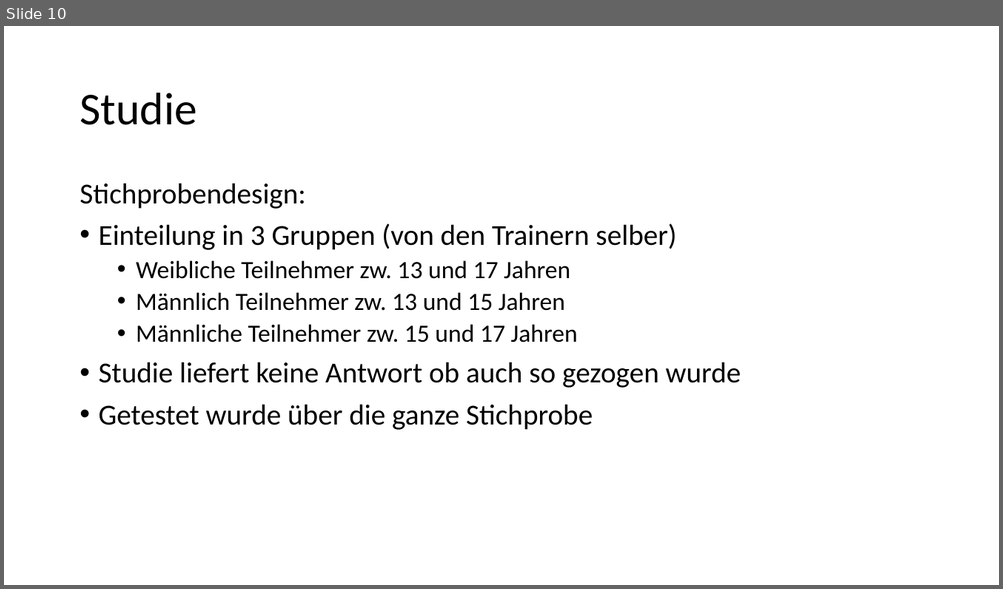
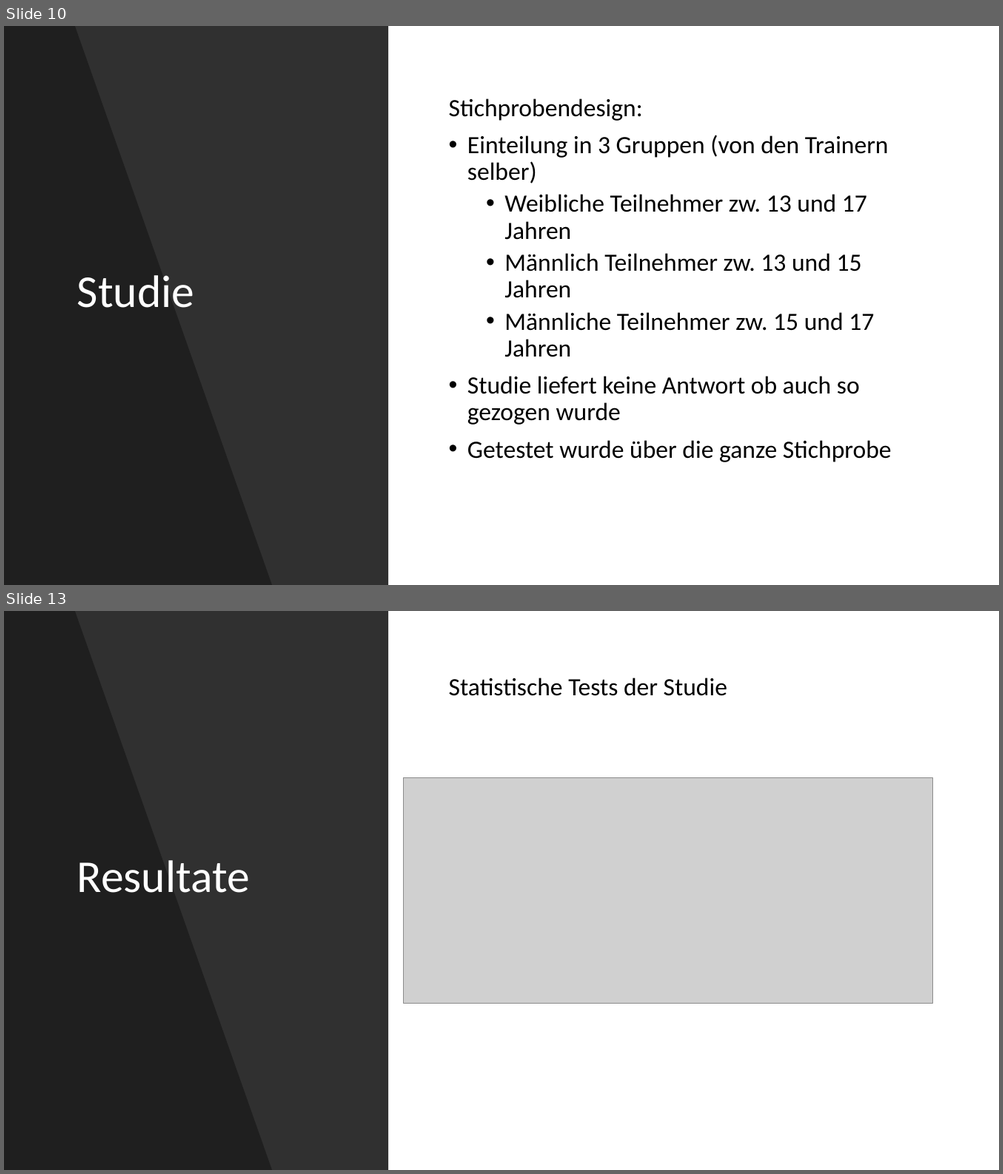
Before and after one commit to buehlpa/ChocolateMilkStudy, a slide deck: pp.pptx. Shown one above the other, each under a label of ours: slide 10 before the commit, slides 10 and 13 after it; the slides between them are not shown. The pictures are 1003x589 and 1003x1174 pixels, drawn with LibreOffice and Linux fonts; fonts in the diff are those of the drawing; grey boxes stand for pictures. Boxes give left, top, right and bottom in pixels: in the first picture for what was removed or moved away, otherwise in the second. Text is boxed around its words. In the diff, an @@ line names an element or a change of style, - is before the commit and + after.

Commit message:
Designgewichte, powerpoint-design

```diff
--- a/pp.pptx
+++ b/pp.pptx
@@ slide 13 added at (4, 611, 999, 1170), background #FFFFFF @@
@@ rectangle added at (4, 611, 388, 1170), fill #000000 at 81% opacity @@
@@ freeform shape added at (4, 611, 272, 1170), fill #000000 at 35% opacity @@
@@ text added at (449, 678, 727, 696), 24 pt, text #000000 @@
+Statistische Tests der Studie
@@ picture added at (403, 778, 933, 1003) @@
@@ title added at (77, 860, 250, 893), 44 pt, text #FFFFFF @@
+Resultate
@@ slide 10 changed as well @@
@@ rectangle added at (4, 26, 388, 585), fill #000000 at 81% opacity @@
@@ freeform shape added at (4, 26, 272, 585), fill #000000 at 35% opacity @@
@@ title "Studie": place and size @@
-title "Studie" at (79, 93, 196, 125)
+title "Studie" at (77, 275, 194, 308)
@@ title "Studie" at (77, 275, 194, 308): text colour #000000 to #FFFFFF @@
@@ text "Stichprobendesign:": place and size @@
-text "Stichprobendesign:" at (79, 183, 741, 430)
+text "Stichprobendesign:" at (449, 99, 891, 463)
@@ text "Stichprobendesign:" at (449, 99, 891, 463): vertical alignment top to middle @@
@@ text at (449, 99, 891, 463): size 28 to 24 pt in "Stichprobendesign:", "Einteilung in 3 Gruppen (von den Trainern ...", "Studie liefert keine Antwort ob auch so ...", "Getestet wurde über die ganze Stichprobe" @@
```
Also in this commit, not shown: 9 other slides changed, 2 other slides added, 1 slide removed, 5 other files.
